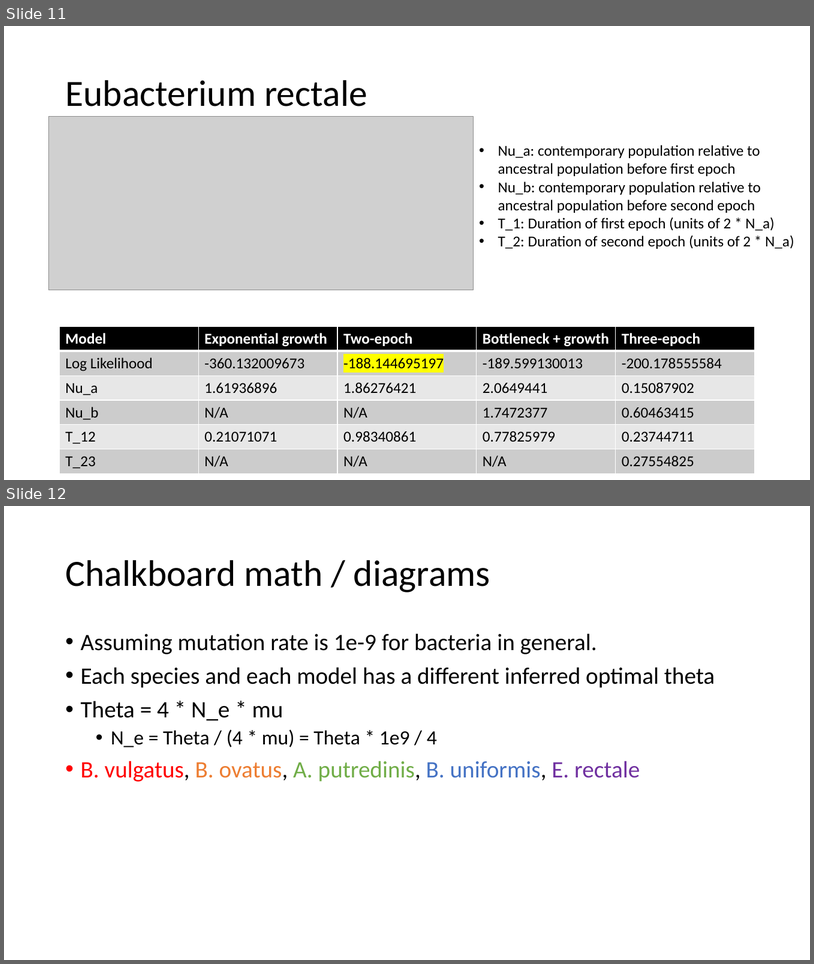
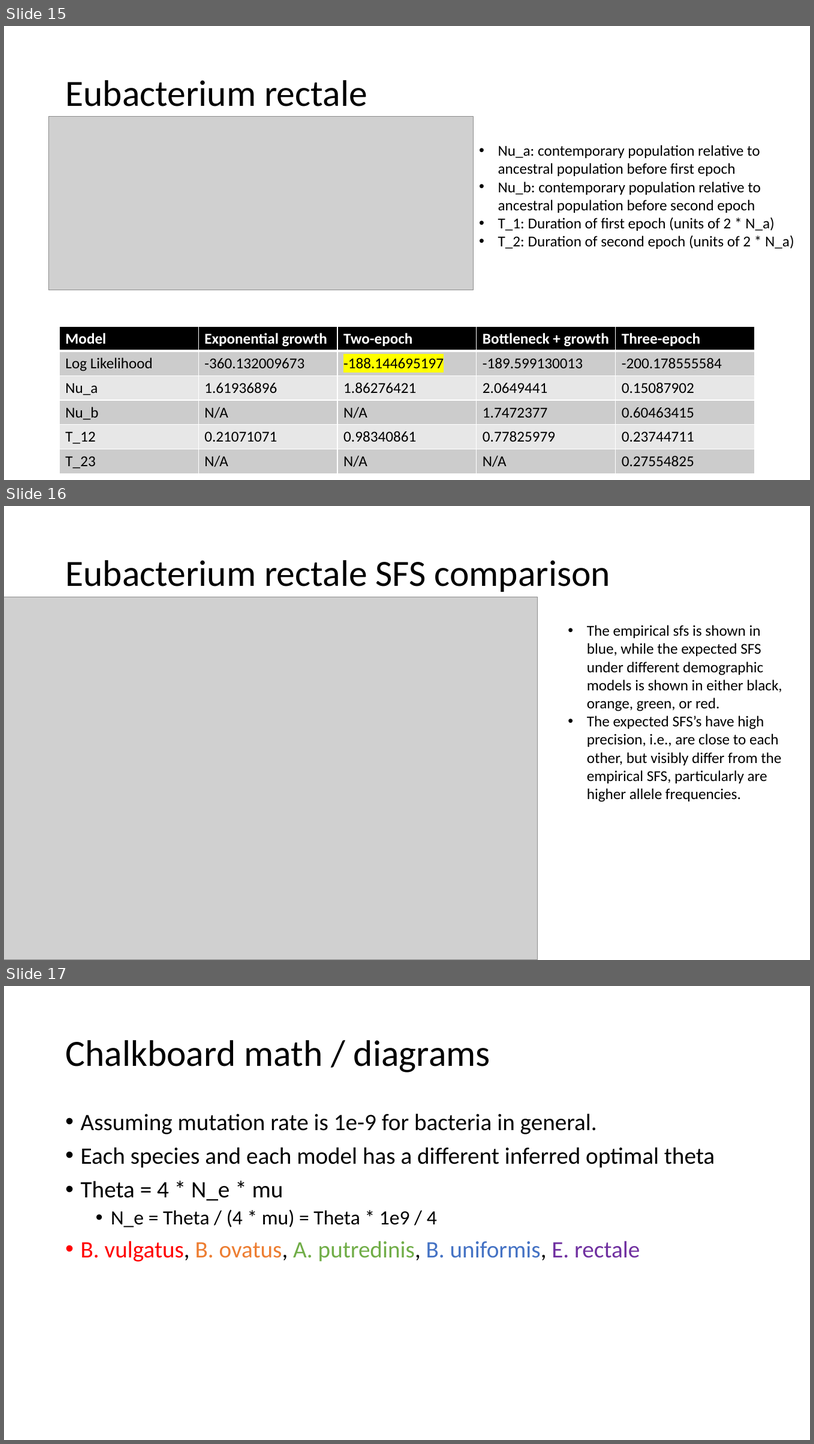
Before and after one commit to jon-mah/demo_for_ccgb, a slide deck: Summary/20210125_demo_for_ccgb_rotation_update.pptx. Shown one above the other, each under a label of ours: slides 11 and 12 before the commit, slides 15, 16 and 17 after it. The pictures are 814x964 and 814x1444 pixels, drawn with LibreOffice and Linux fonts; fonts in the diff are those of the drawing; grey boxes stand for pictures. Boxes give left, top, right and bottom in pixels: in the first picture for what was removed or moved away, otherwise in the second. Text is boxed around its words. In the diff, an @@ line names an element or a change of style, - is before the commit and + after.

Commit message:
added sfs comparison graphics, updated slides for rotation meeting.

```diff
--- a/Summary/20210125_demo_for_ccgb_rotation_update.pptx
+++ b/Summary/20210125_demo_for_ccgb_rotation_update.pptx
@@ slide 16 added at [4,506,810,960], background #FFFFFF @@
@@ title added at [65,560,611,592], 44 pt, text #000000 @@
+Eubacterium rectale SFS comparison
@@ picture added at [4,597,538,960] @@
@@ text added at [587,625,782,802], 18 pt, text #000000 @@
+• The empirical sfs is shown in blue, while the expected SFS under different demographic models is shown in either black, orange, green, or red.
+• The expected SFS’s have high precision, i.e., are close to each other, but visibly differ from the empirical SFS, particularly are higher allele frequencies.
@@ what was slide 11 is now slide 15 @@
@@ what was slide 12 is now slide 17 @@
```
Also in this commit, not shown: 5 slides changed, 4 other slides added, 7 other files.
